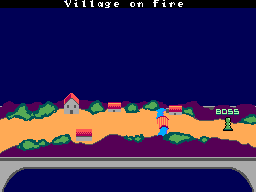
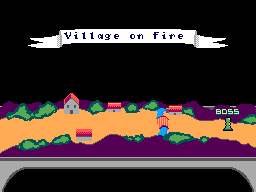
Before/after of a 256 × 192 layered artwork. What changed in the layer stack:
painted on "Lower block #3" over left=64, top=0, right=183, bottom=40
added layer "Layer 2-kopi" above "Lower block" over left=28, top=29, right=228, bottom=48
painted on "Minimap 2.png" over left=0, top=0, right=256, bottom=192
added layer "Lower block #4" over left=0, top=0, right=256, bottom=192
